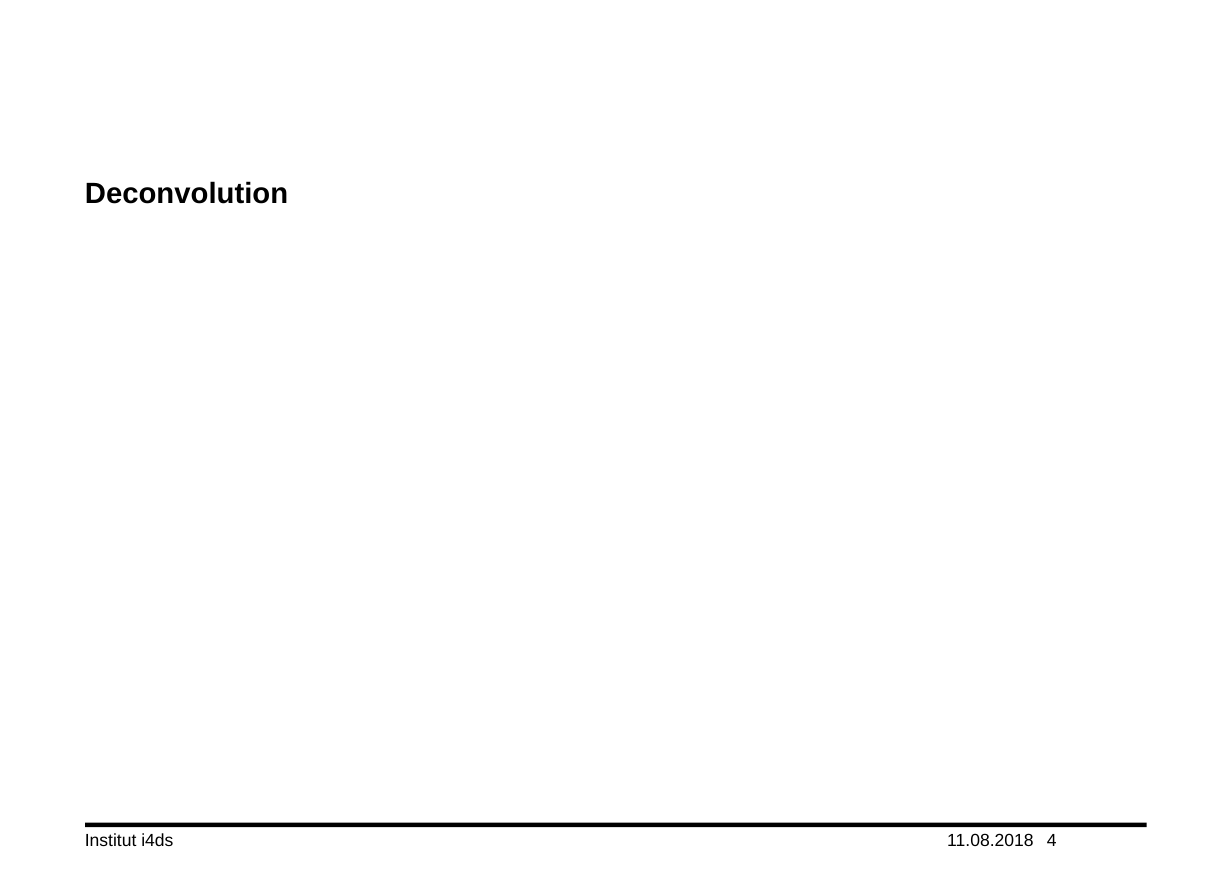
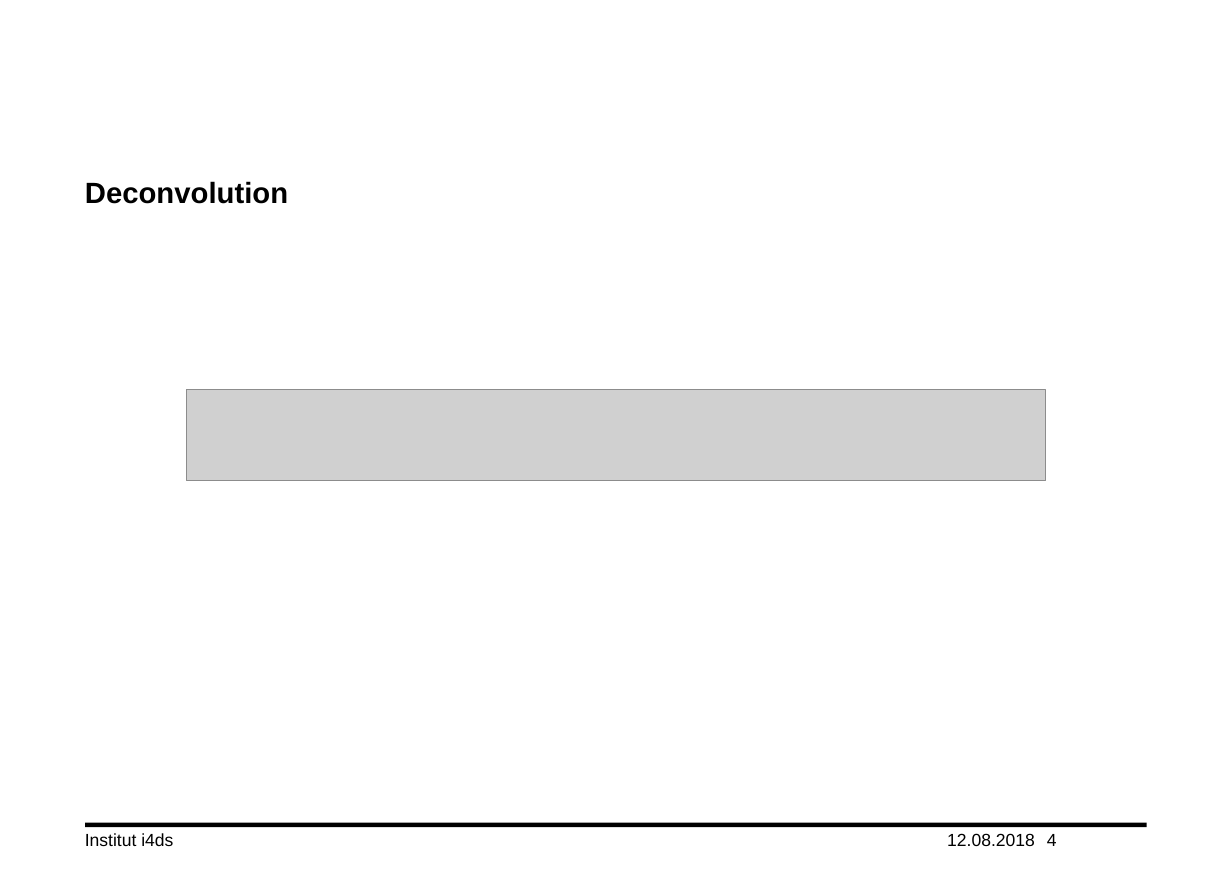
Before and after one commit to lord-blueberry/p7-doc, a slide deck: slide 4 of ppt/praes.pptx. Drawn at 1232x871 pixels with LibreOffice and Linux fonts; fonts in the diff are those of the drawing; grey boxes stand for pictures; background and template pictures are left out. Boxes give left, top, right and bottom in pixels: in the first picture for what was removed or moved away, otherwise in the second. Text is boxed around its words. In the diff, an @@ line names an element or a change of style, - is before the commit and + after.

```diff
--- a/ppt/praes.pptx
+++ b/ppt/praes.pptx
@@ picture added at box(187, 390, 1047, 481) @@
@@ text at box(947, 833, 1035, 846): text changed @@
-11.08.2018
+12.08.2018
```
Also in this commit, not shown: 20 other slides changed, 9 slides added, 49 other files.
